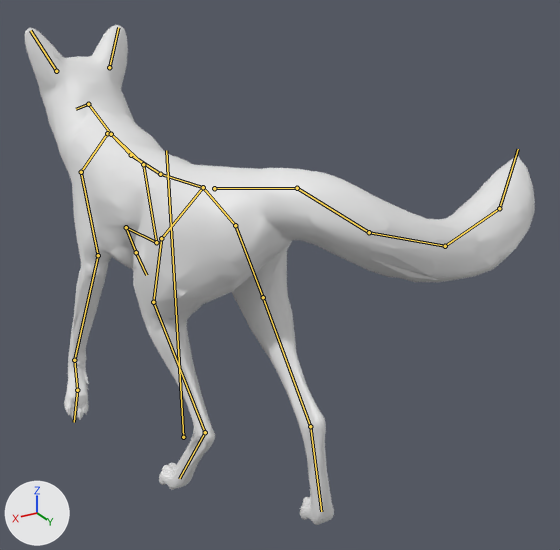
Two versions of the glTF model 42/media/models_X/Skinned/KWC_Fox.glb, one commit apart.
Both versions are drawn from a 50 mm camera at (0.228, 0.548, 0.411) aimed at (-0.07, 0.052, 0.162). Lighting does not change. The marker at lower left points along +X, +Y and +Z. The first picture is the older version. Both versions are drawn at frame 0 of the action 'Rac_Run'; the numbers are the values there. The bones that change, and the others that lie on the model, are drawn over the model as lines.

The first picture shows 'output_unwrapped'.
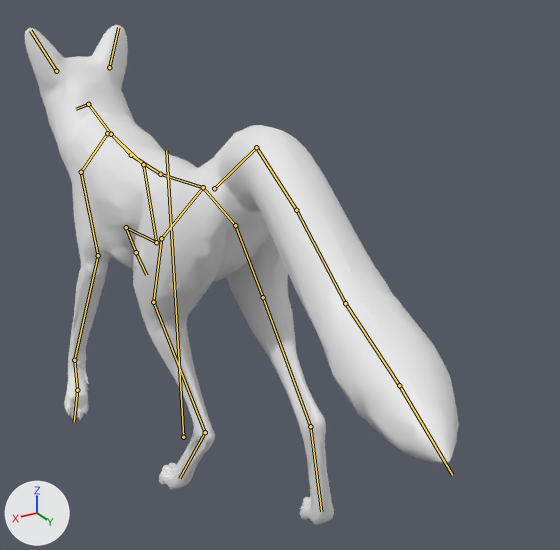
Boxes [x1, y1, x2, y2] around the edits, measured in the pictures (560 x 550 px):
'output_unwrapped', posed (15% narrower)
    before: [25, 25, 535, 525]
    after: [25, 25, 459, 525]
bone 'tail01', root to tip
    before: (214, 188) to (297, 188)
    after: (214, 188) to (256, 147)
bone 'tail02', root to tip
    before: (297, 188) to (369, 232)
    after: (256, 147) to (296, 210)
bone 'tail03', root to tip
    before: (369, 232) to (445, 246)
    after: (296, 210) to (345, 303)
bone 'tail04', root to tip
    before: (445, 246) to (499, 208)
    after: (345, 303) to (399, 385)
bone 'tail05', root to tip
    before: (499, 208) to (518, 149)
    after: (399, 385) to (452, 475)

What the commit changed:
Bone 'tail01' (bone_tail01) turns from (-30, 0, 0) to (-28, 8, 33) degrees about its own x, y and z.
Bone 'tail02' (bone_tail02) turns from (-32, -2, -3) to (1, 2, 1) degrees about its own x, y and z.
Bone 'tail03' (bone_tail03) turns from (-31, -4, -7) to (1, 8, -1) degrees about its own x, y and z.
Bone 'tail04' (bone_tail04) turns from (-27, -5, -9) to (4, 9, 4) degrees about its own x, y and z.
Bone 'tail05' (bone_tail05) turns from (-25, -4, -7) to (3, 6, 6) degrees about its own x, y and z.
